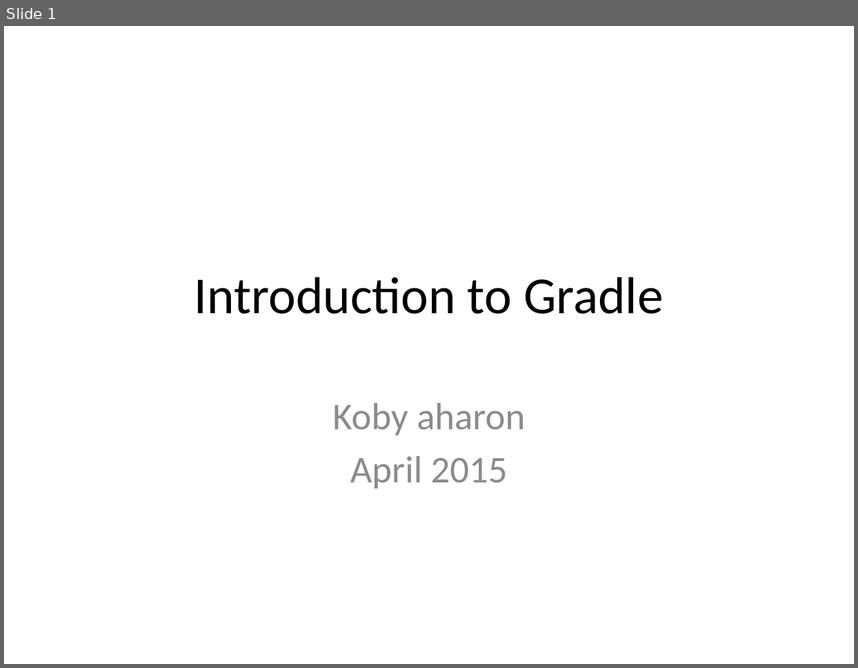
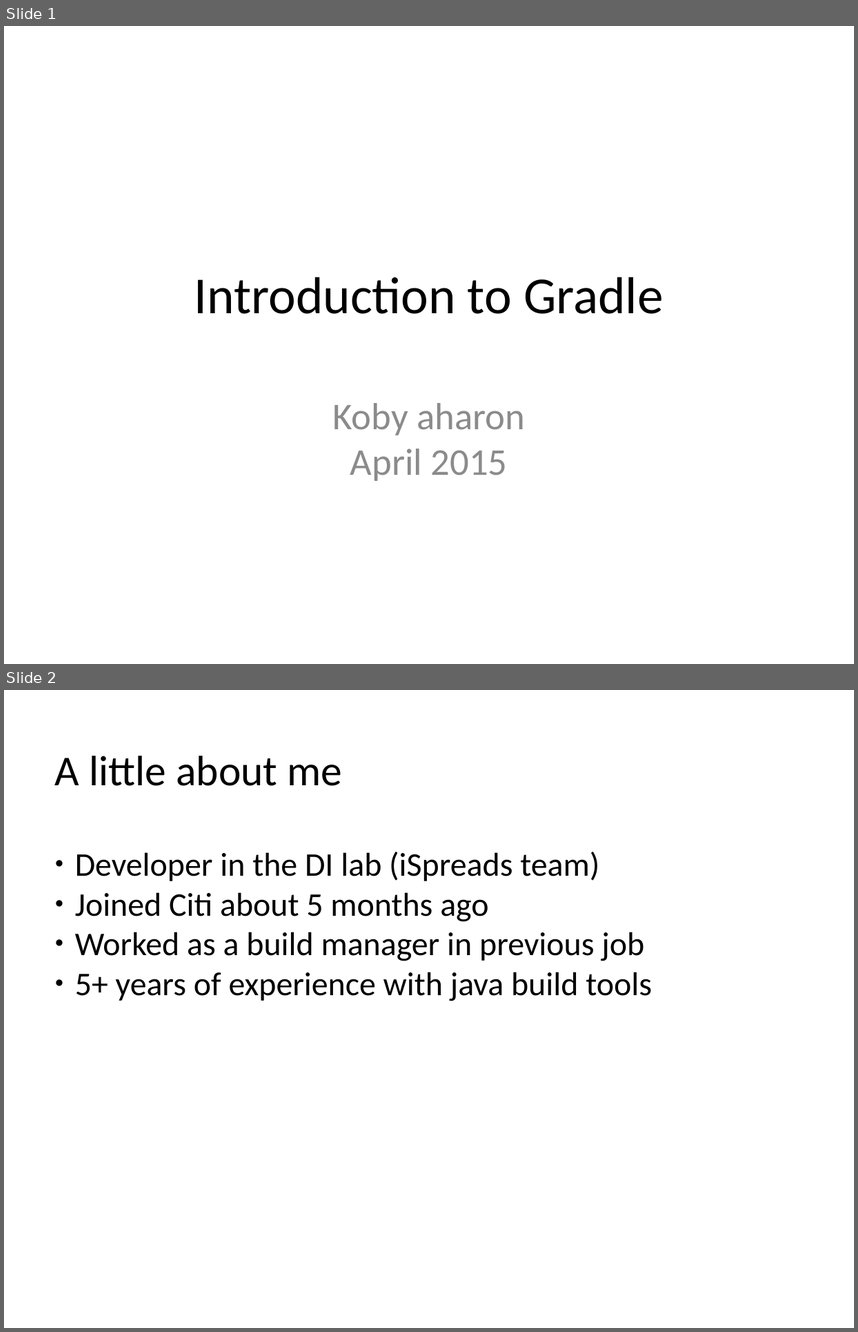
Before and after one commit to kob-aha/gradle-presentation-old, a slide deck: presentation/Introduction to Gradle.pptx. Shown one above the other, each under a label of ours: slide 1 before the commit, slides 1 and 2 after it. The pictures are 858x668 and 858x1332 pixels, drawn with LibreOffice and Linux fonts; fonts in the diff are those of the drawing. Boxes give left, top, right and bottom in pixels: in the first picture for what was removed or moved away, otherwise in the second. Text is boxed around its words. In the diff, an @@ line names an element or a change of style, - is before the commit and + after.

```diff
--- a/presentation/Introduction to Gradle.pptx
+++ b/presentation/Introduction to Gradle.pptx
@@ slide 2 added at (4,690,854,1328), background #FFFFFF @@
@@ text added at (55,756,342,786), 36 pt, text #000000 @@
+A little about me
@@ text added at (75,851,652,1001), 28 pt, text #000000 @@
+● Developer in the DI lab (iSpreads team)
+● Joined Citi about 5 months ago
+● Worked as a build manager in previous job
+● 5+ years of experience with java build tools
@@ slide 1 changed as well @@
@@ text "Koby aharon" at (332,403,525,481): text colour #8C8C8C to #8B8B8B; less space between paragraphs @@
```
Also in this commit, not shown: 9 other slides added, 1 slide removed, 11 other files.
